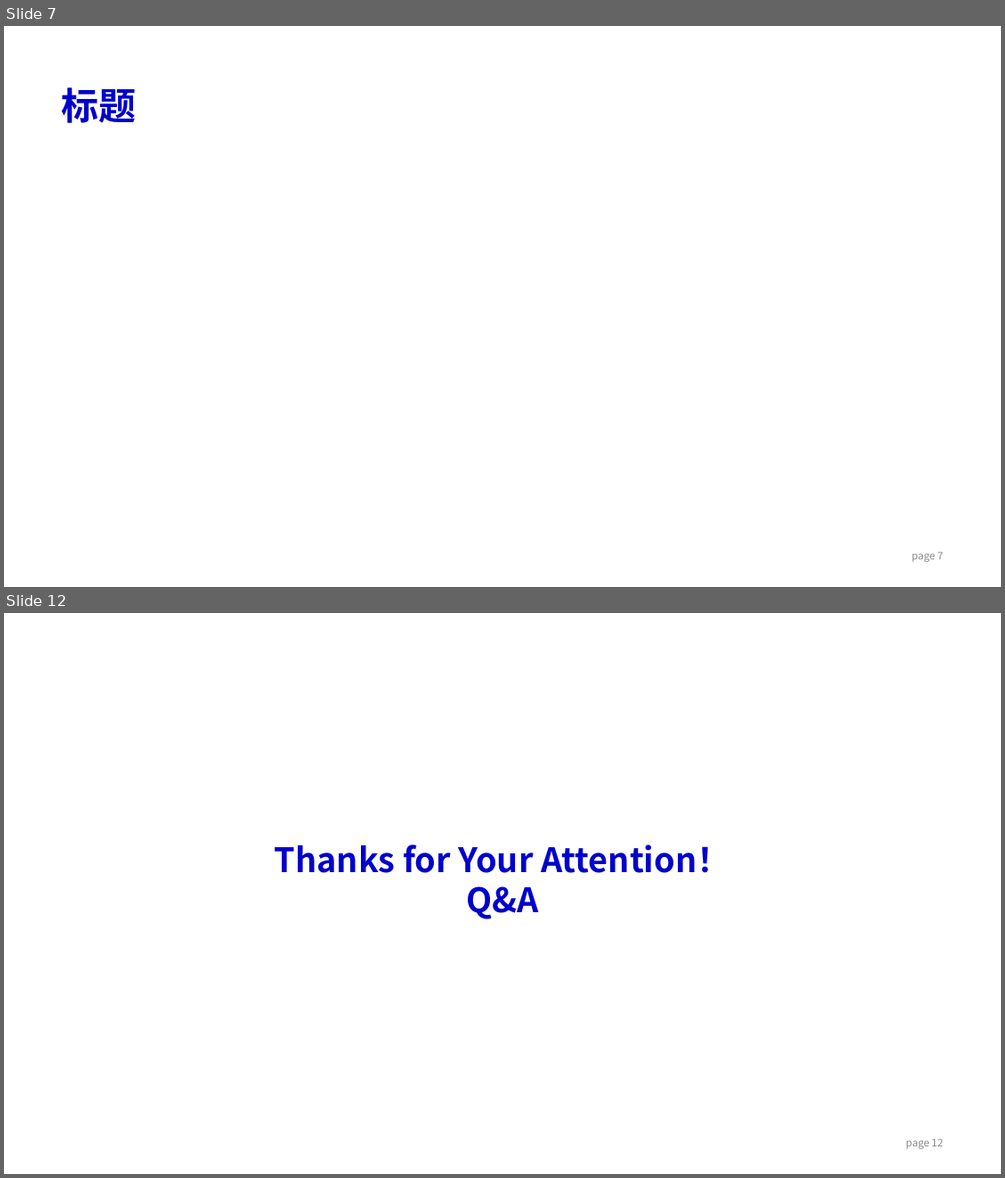
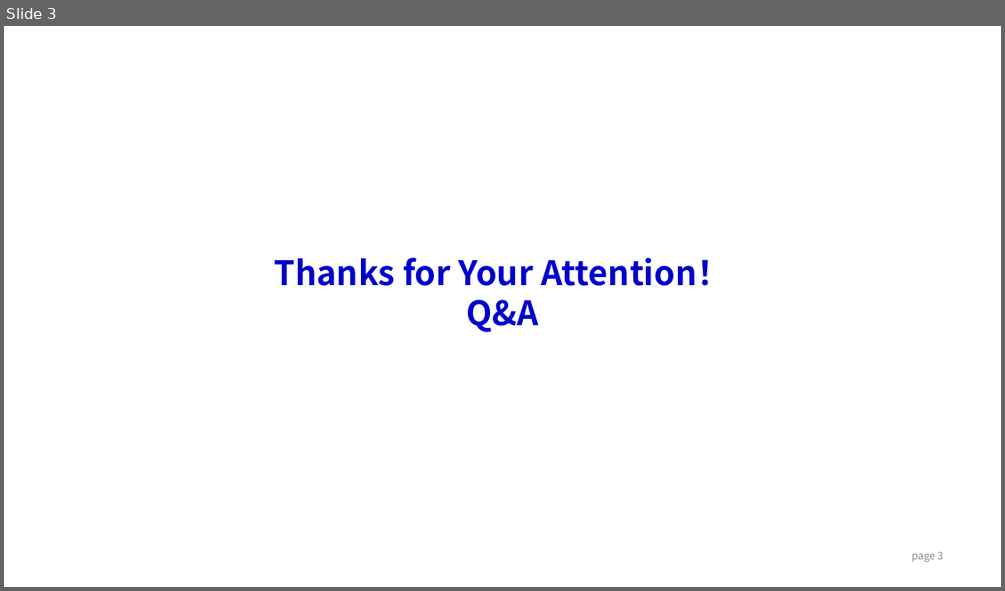
Before and after one commit to dzx0217/dzx0217.github.io, a slide deck: contents/ppt/Template.pptx. Shown one above the other, each under a label of ours: slides 7 and 12 before the commit, slide 3 after it; the slides between them are not shown. The pictures are 1005x1178 and 1005x591 pixels, drawn with LibreOffice and Linux fonts; fonts in the diff are those of the drawing. Boxes give left, top, right and bottom in pixels: in the first picture for what was removed or moved away, otherwise in the second. Text is boxed around its words. In the diff, an @@ line names an element or a change of style, - is before the commit and + after.

```diff
--- a/contents/ppt/Template.pptx
+++ b/contents/ppt/Template.pptx
@@ slide 7 removed at (4, 26, 1001, 587), background #FFFFFF @@
@@ title removed at (61, 87, 136, 123) @@
-标题
@@ page number removed at (912, 552, 943, 562) @@
-page 7
@@ what was slide 12 is now slide 3 @@
@@ page number at (912, 551, 943, 562): text changed @@
-page 12
+page 3
```
Also in this commit, not shown: 1 slide changed, 1 slide added, 9 other slides removed.
